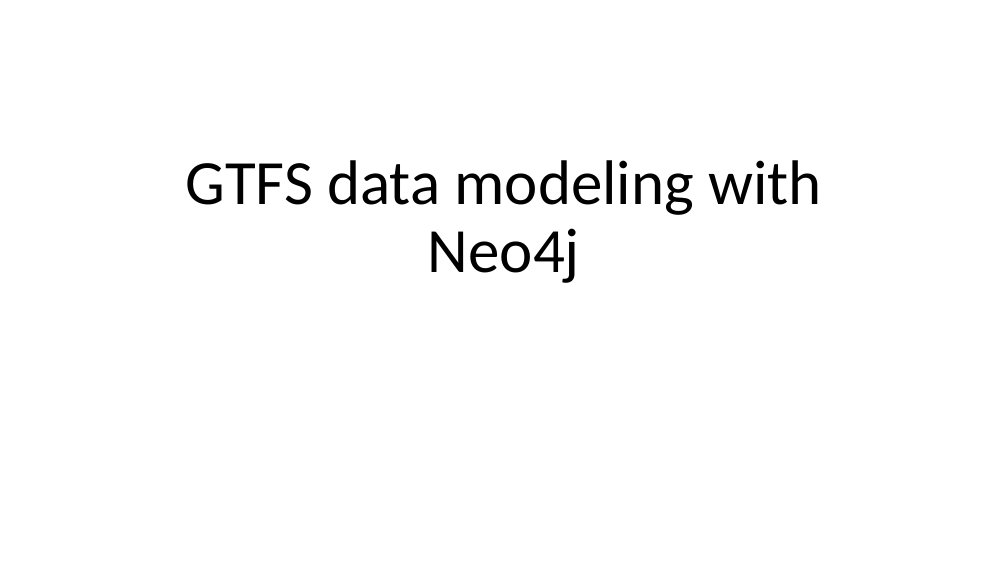
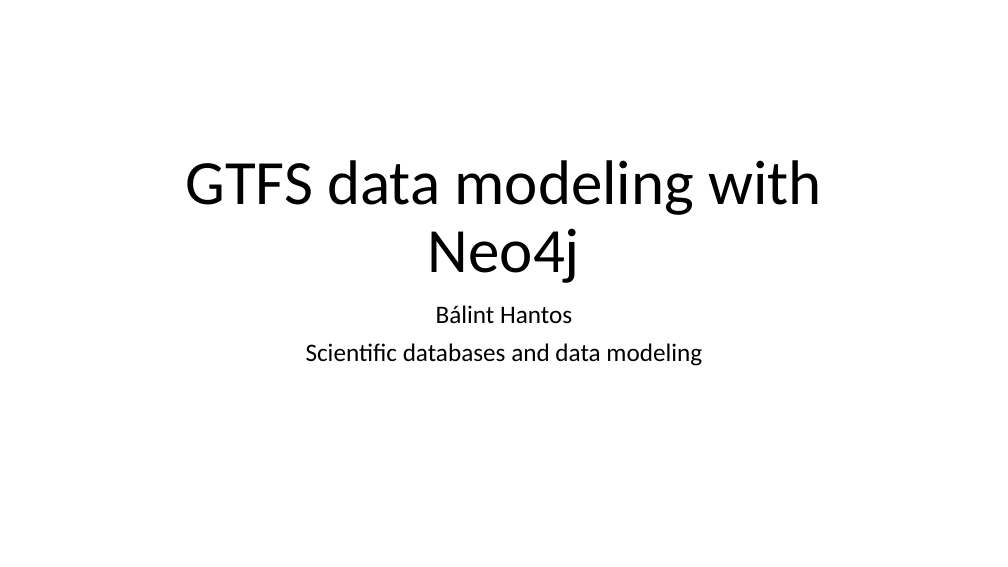
Before and after one commit to Balint831/Neo4j-GTFS, a slide deck: slide 1 of pres.pptx. Drawn at 1008x567 pixels with LibreOffice and Linux fonts; fonts in the diff are those of the drawing. Boxes give left, top, right and bottom in pixels: in the first picture for what was removed or moved away, otherwise in the second. Text is boxed around its words. In the diff, an @@ line names an element or a change of style, - is before the commit and + after.

```diff
--- a/pres.pptx
+++ b/pres.pptx
@@ subtitle added at (x1=306, y1=305, x2=702, y2=366), 24 pt, text #000000 @@
+Bálint Hantos
+Scientific databases and data modeling
```
Also in this commit, not shown: 2 other slides changed, 2 slides added, 1 other file.
